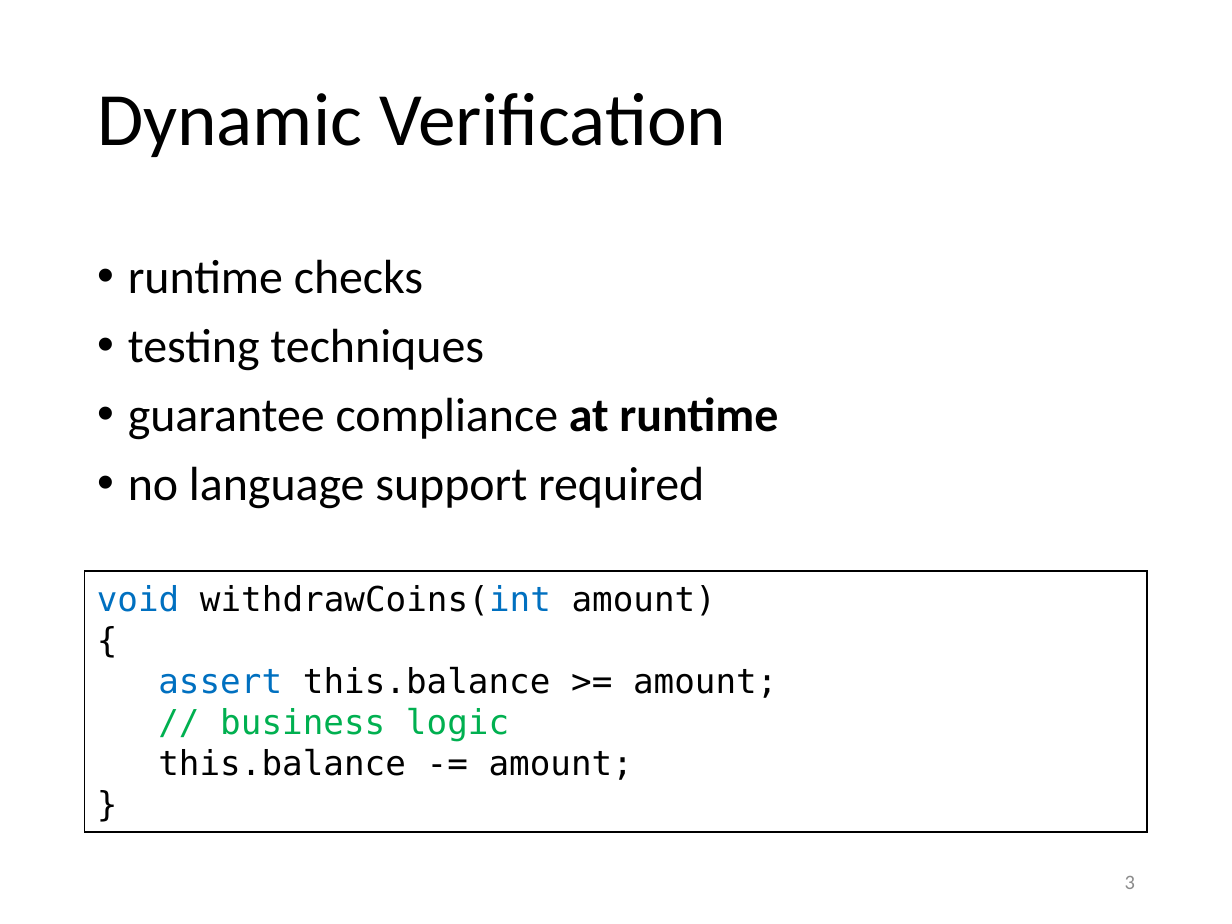
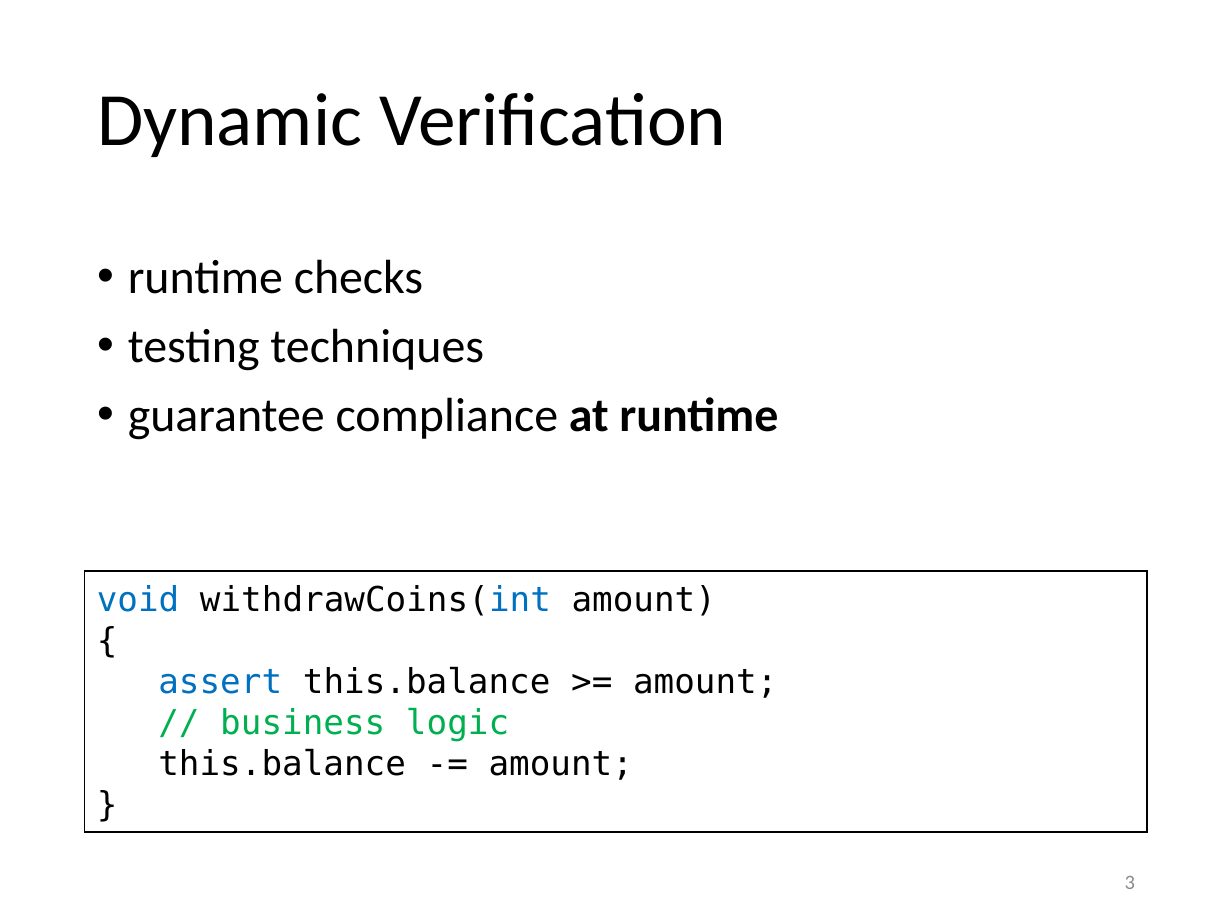
Before and after one commit to olydis/GradVerThesis, a slide deck: slide 3 of presentation/PLunch.pptx. Drawn at 1232x924 pixels with LibreOffice and Linux fonts; fonts in the diff are those of the drawing. Boxes give left, top, right and bottom in pixels: in the first picture for what was removed or moved away, otherwise in the second. Text is boxed around its words. In the diff, an @@ line names an element or a change of style, - is before the commit and + after.

```diff
--- a/presentation/PLunch.pptx
+++ b/presentation/PLunch.pptx
@@ text at (128,466,704,509): paragraph removed @@
-• no language support required
```
Also in this commit, not shown: 5 other slides changed, 5 slides added.
